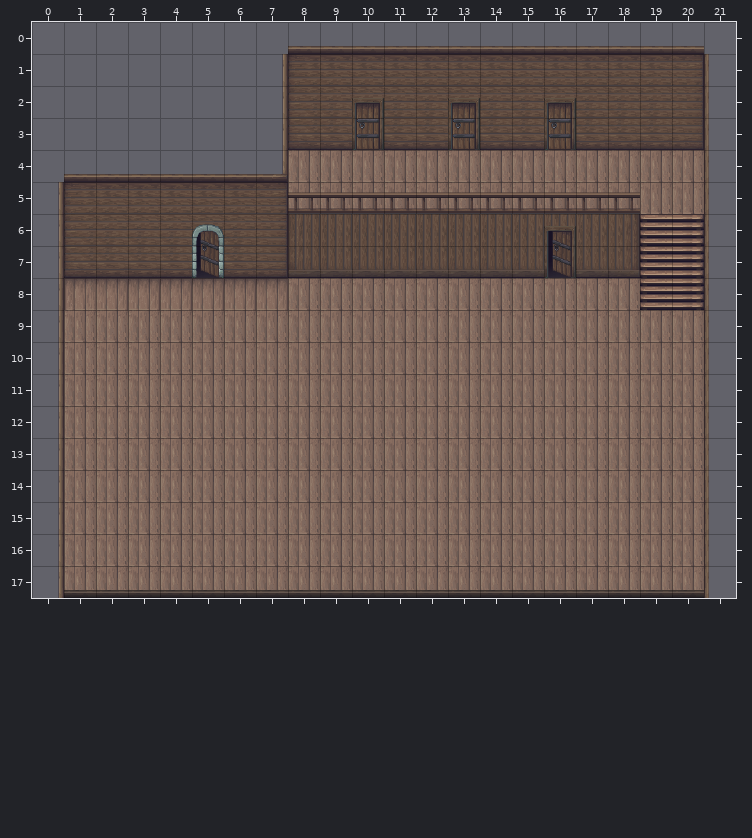
Tiled map, stored at scenes/maps/tavern.tmx. Above is the file before it was changed.
Cells are 48x48 px. Shown: x 0..21, y 0..17.
And afterwards:
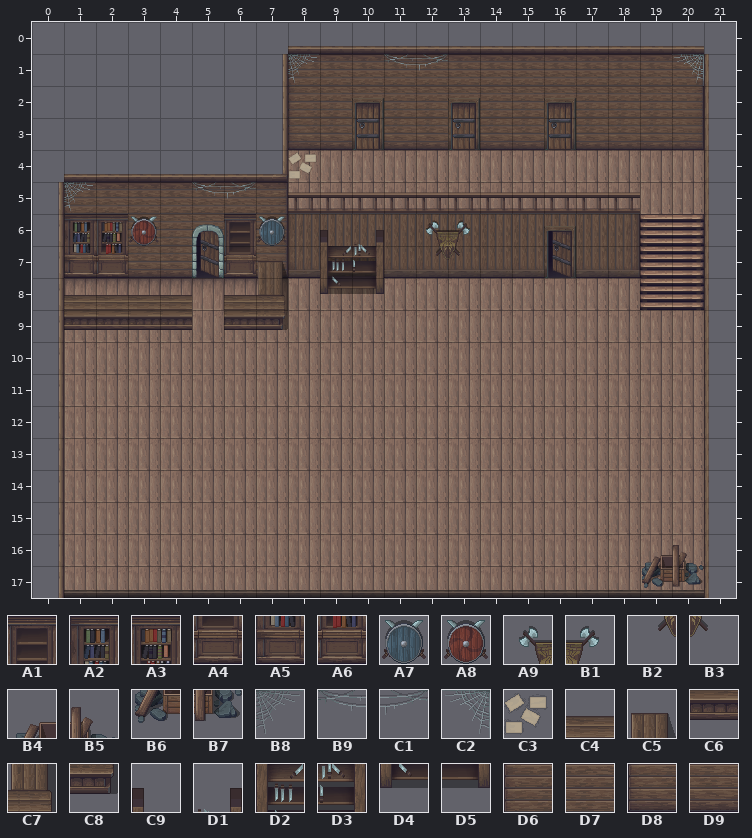
Key: from "Fantasy_Inside_A5": A1 110, A2 112, A3 113, A4 118, A5 120, A6 121; from "Fantasy_Inside_D": A7 2, A8 17, A9 32, B1 33, B2 48, B3 49, B4 94, B5 95, B6 110, B7 111, B8 127, B9 141, C1 142, C2 143, C3 157; from "Fantasy_Inside_Shops": C4 1, C5 5, C6 17, C7 37, C8 53, C9 88, D1 89, D2 104, D3 105, D4 120, D5 121; from "walls": D6 24, D7 25, D8 48, D9 49.
__ is an empty cell.
Tiles of an added or newly shown layer are drawn over the layers below it.
Edits made:
Layer "walls":
The edit turns tile D7 into tile A1 in row 6 at x 6.
The edit turns tile D6 into tile A2 in row 6 at x 1.
The edit turns tile D7 into tile A3 in row 6 at x 2.
The edit turns tile D9 into tile A4 in row 7 at x 6.
The edit turns tile D8 into tile A5 in row 7 at x 1.
The edit turns tile D9 into tile A6 in row 7 at x 2.
Layer "decorations":
There is now tile B4 in row 16 at x 19.
There is now tile B5 in row 16 at x 20.
There is now tile B6 in row 17 at x 19.
There is now tile B7 in row 17 at x 20.
There is now tile C4 in row 8 at x 1 to 4 and 6.
There is now tile C5 in row 7 at x 7.
There is now tile C6 in row 9 at x 1 to 4 and 6.
There is now tile C7 in row 8 at x 7.
There is now tile C8 in row 9 at x 7.
There is now tile C9 in row 6 at x 9.
There is now tile D1 in row 6 at x 10.
There is now tile D2 in row 7 at x 9.
There is now tile D3 in row 7 at x 10.
There is now tile D4 in row 8 at x 9.
There is now tile D5 in row 8 at x 10.
Layer "cosmetics" (added):
There is now tile A7 in row 6 at x 7.
There is now tile A8 in row 6 at x 3.
There is now tile A9 in row 6 at x 12.
There is now tile B1 in row 6 at x 13.
There is now tile B2 in row 7 at x 12.
There is now tile B3 in row 7 at x 13.
There is now tile B8 in row 1 at x 8; in row 5 at x 1.
There is now tile B9 in row 1 at x 11; in row 5 at x 5.
There is now tile C1 in row 1 at x 12; in row 5 at x 6.
There is now tile C2 in row 1 at x 20.
There is now tile C3 in row 4 at x 8.
